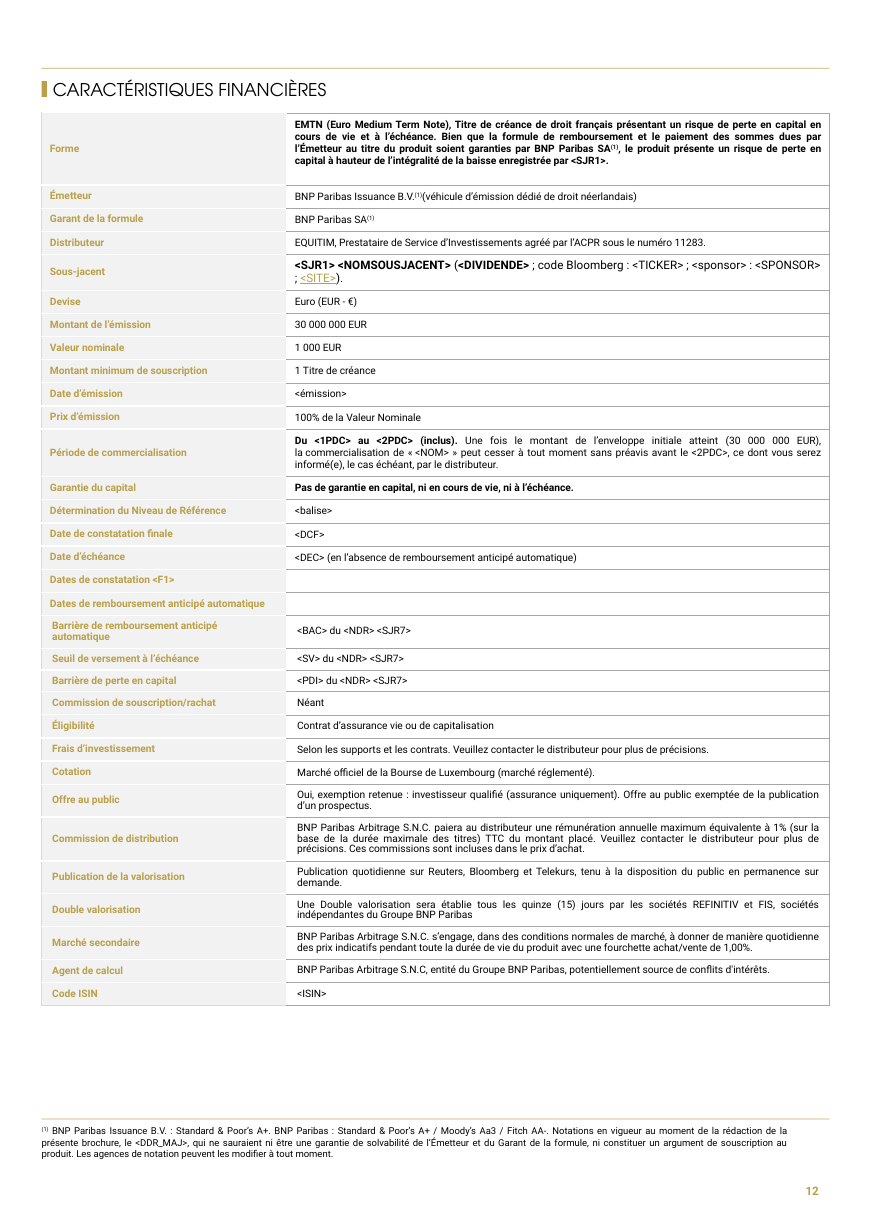
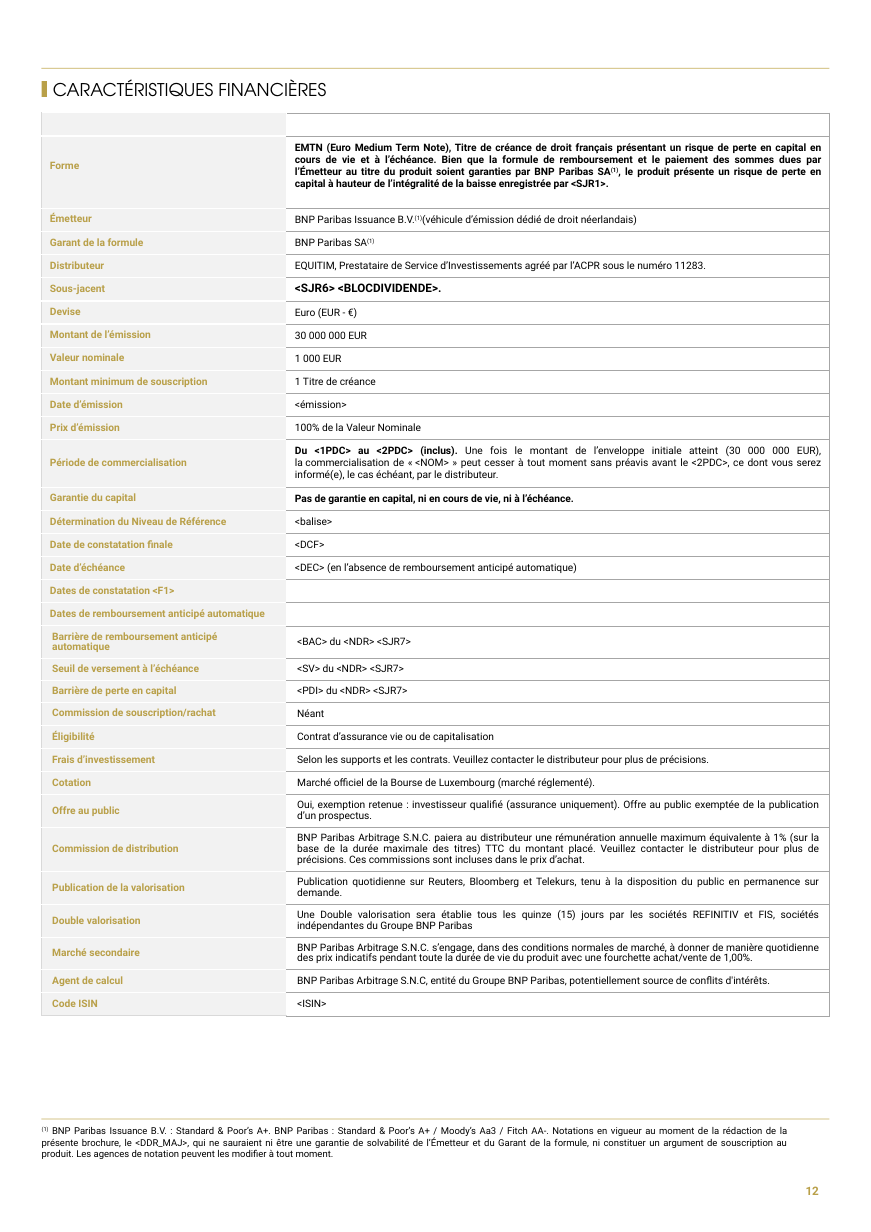
Before and after one commit to guillaumejacquin/equitim-project, a slide deck: slide 12 of Templates/testmercredi.pptx. Drawn at 871x1232 pixels with LibreOffice and Linux fonts; fonts in the diff are those of the drawing; background and template pictures are left out. Boxes give left, top, right and bottom in pixels: in the first picture for what was removed or moved away, otherwise in the second. Text is boxed around its words. In the diff, an @@ line names an element or a change of style, - is before the commit and + after.

```diff
--- a/Templates/testmercredi.pptx
+++ b/Templates/testmercredi.pptx
@@ table at bbox=[42, 113, 830, 1011] @@
+row 1:  | 
-row 6, column 2: <SJR1> <NOMSOUSJACENT> (<DIVIDENDE> ; code Bloomberg : <TICKER> ; <sponsor> : <SPONSOR> ; <SITE>).
+row 6, column 2: <SJR6> <BLOCDIVIDENDE>.
```
Also in this commit, not shown: 7 other slides changed, 32 other files.
